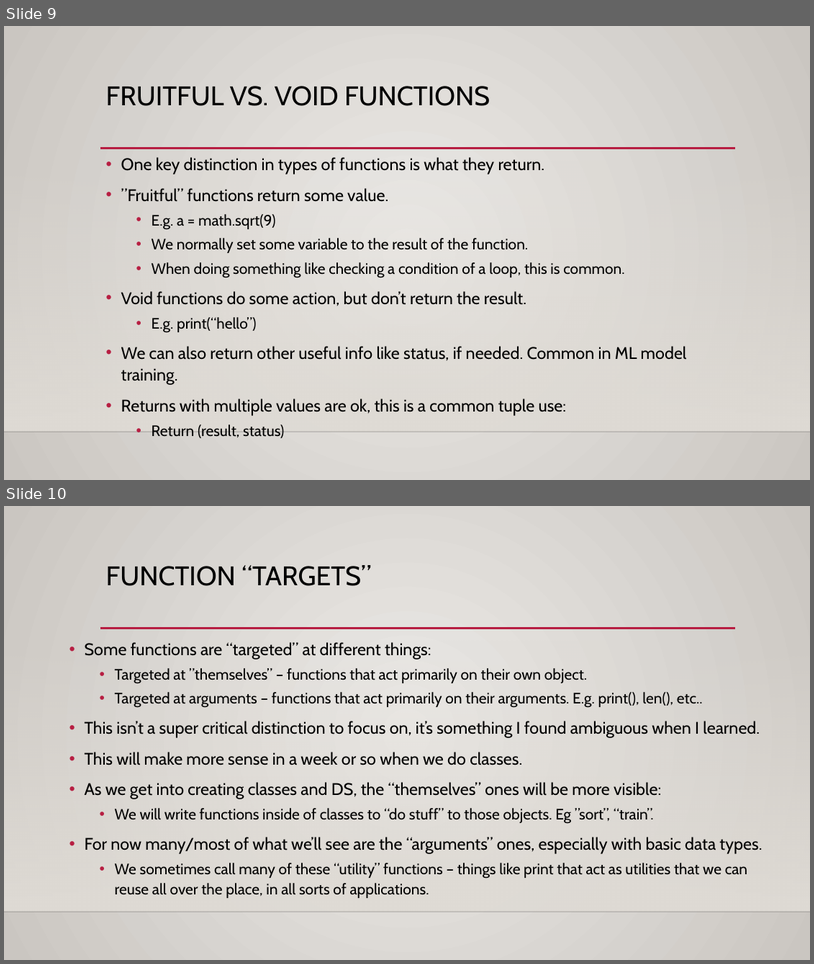
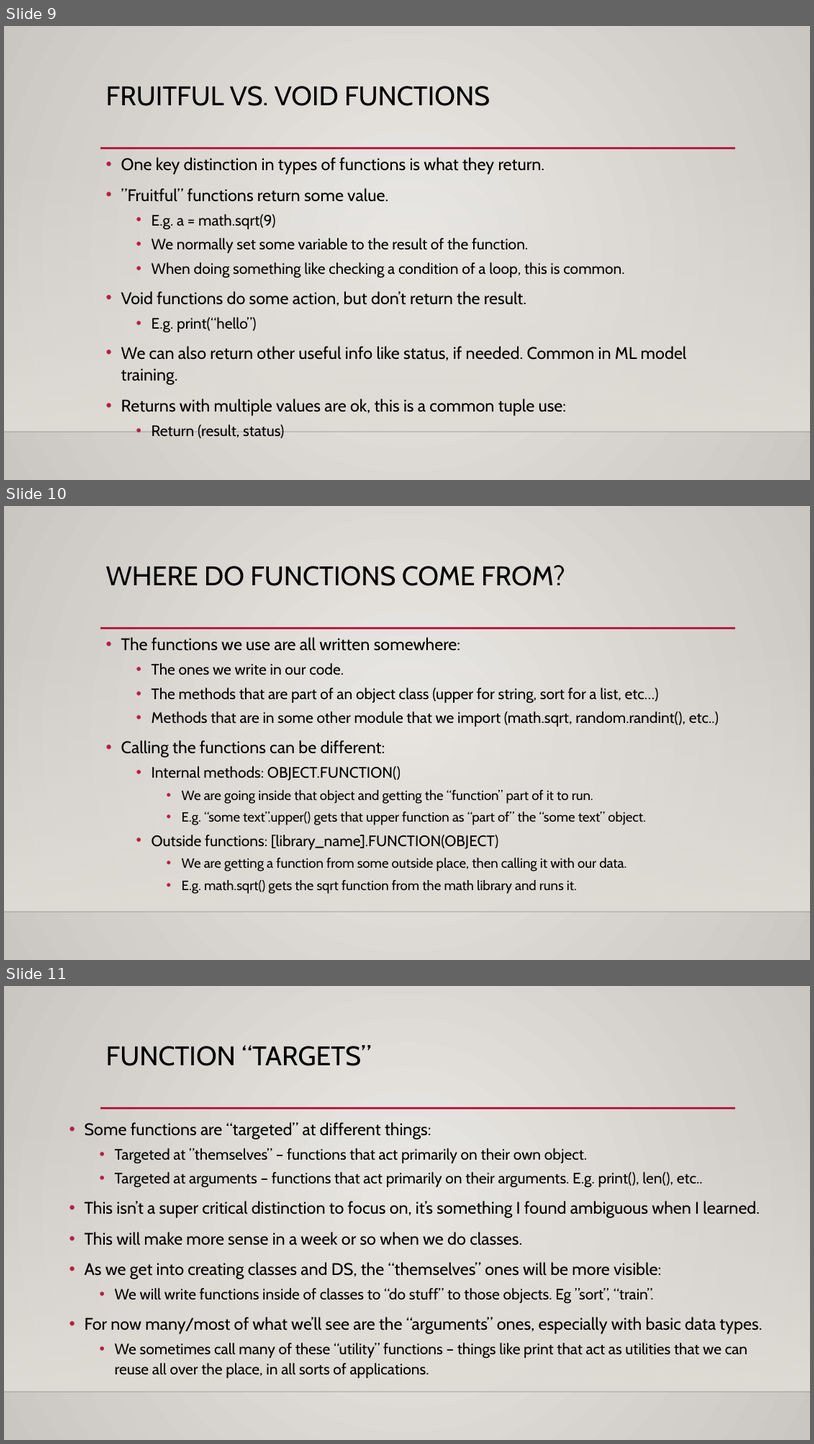
Before and after one commit to AkeemSemperDataScience/Programming_Basics_for_Machine_Learning_Students, a slide deck: reference_material/slides/004_functions.pptx. Shown one above the other, each under a label of ours: slides 9 and 10 before the commit, slides 9, 10 and 11 after it. The pictures are 814x964 and 814x1444 pixels, drawn with LibreOffice and Linux fonts; fonts in the diff are those of the drawing; background and template pictures are left out. Boxes give left, top, right and bottom in pixels: in the first picture for what was removed or moved away, otherwise in the second. Text is boxed around its words. In the diff, an @@ line names an element or a change of style, - is before the commit and + after.

```diff
--- a/reference_material/slides/004_functions.pptx
+++ b/reference_material/slides/004_functions.pptx
@@ slide 10 added at [4, 506, 810, 960], background gradient #ECEAE7 to #CAC7C1; not listed: 3 template elements that a slide beside it also shows @@
@@ title added at [106, 565, 566, 586], 32 pt, text #000000 @@
+WHERE DO FUNCTIONS COME FROM?
@@ text added at [121, 637, 719, 893], 16 pt, text #000000 @@
+• The functions we use are all written somewhere:
+  • The ones we write in our code.
+  • The methods that are part of an object class (upper for string, sort for a list, etc…)
+  • Methods that are in some other module that we import (math.sqrt, random.randint(), etc..)
+• Calling the functions can be different:
+  • Internal methods: OBJECT.FUNCTION()
+    • We are going inside that object and getting the “function” part of it to run.
+    • E.g. “some text”.upper() gets that upper function as “part of” the “some text” object.
+  • Outside functions: [library_name].FUNCTION(OBJECT)
+    • We are getting a function from some outside place, then calling it with our data.
+    • E.g. math.sqrt() gets the sqrt function from the math library and runs it.
@@ what was slide 10 is now slide 11 @@
```
Also in this commit, not shown: 2 other slides added, 1 other file.
